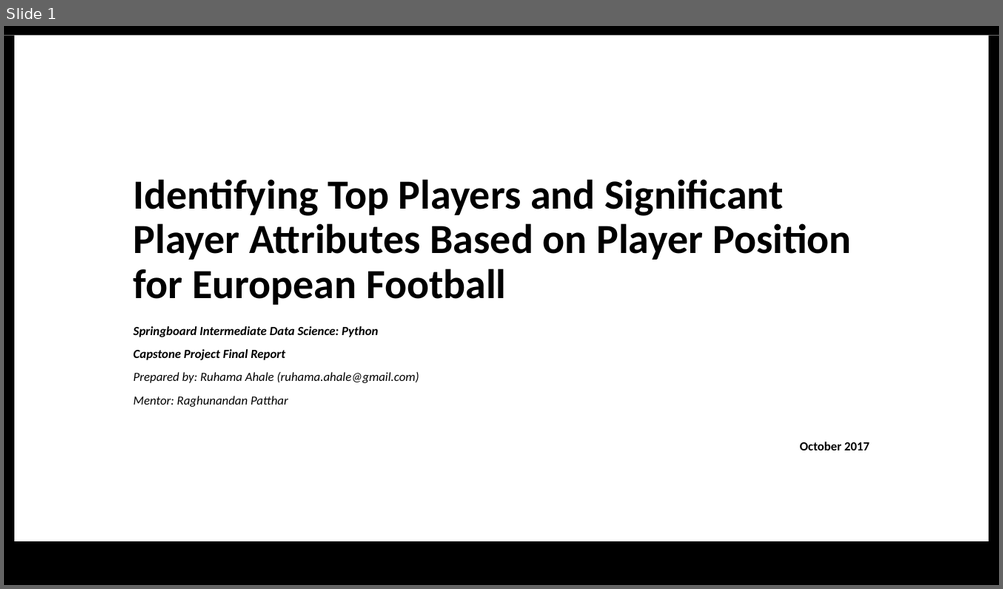
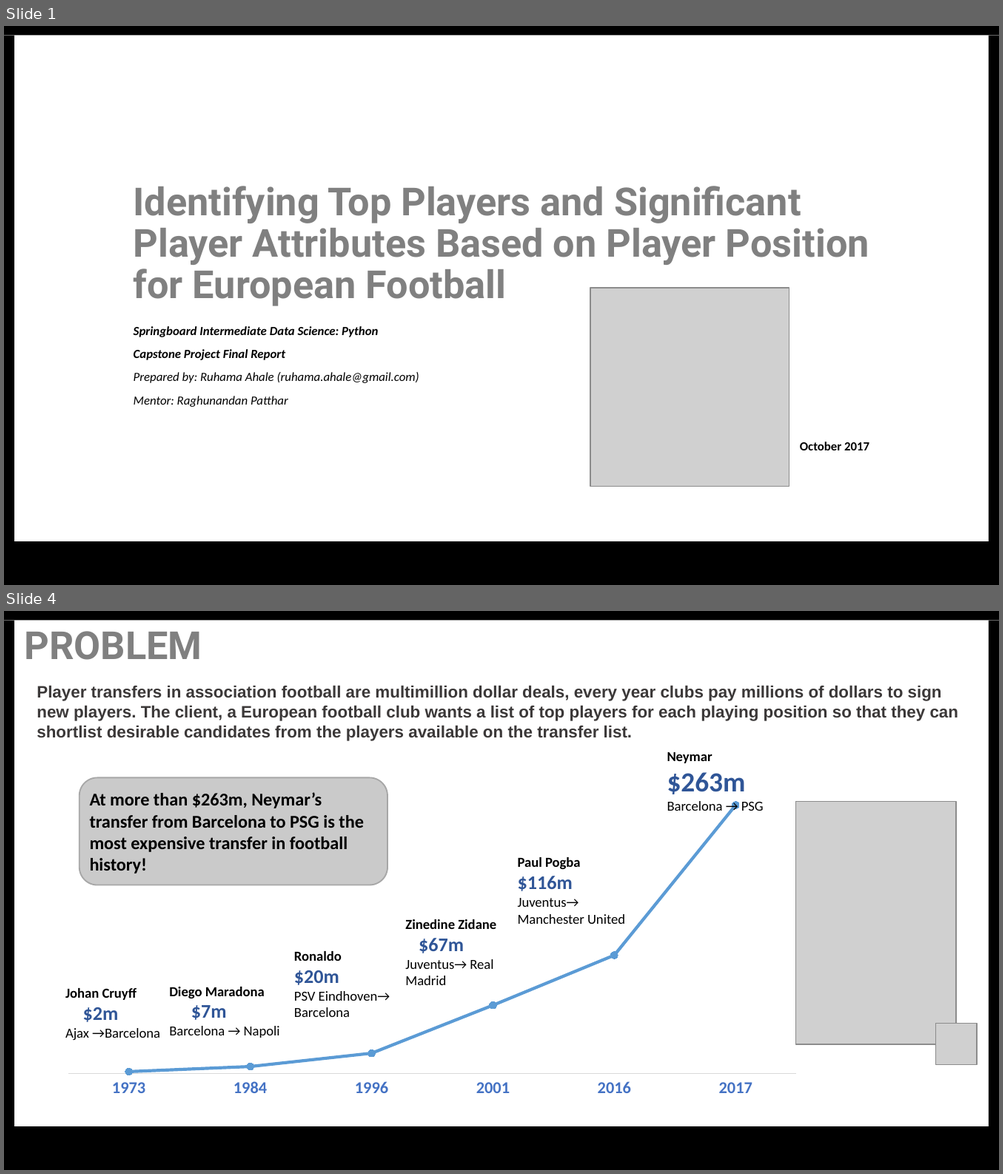
Before and after one commit to ruhama-ahale/soccer_project, a slide deck: Capstone_Final_Report/capstone_project_slide_soccer.pptx. Shown one above the other, each under a label of ours: slide 1 before the commit, slides 1 and 4 after it; the slides between them are not shown. The pictures are 1003x589 and 1003x1174 pixels, drawn with LibreOffice and Linux fonts; fonts in the diff are those of the drawing; grey boxes stand for pictures. Boxes give left, top, right and bottom in pixels: in the first picture for what was removed or moved away, otherwise in the second. Text is boxed around its words. In the diff, an @@ line names an element or a change of style, - is before the commit and + after.

```diff
--- a/Capstone_Final_Report/capstone_project_slide_soccer.pptx
+++ b/Capstone_Final_Report/capstone_project_slide_soccer.pptx
@@ slide 4 added at (4, 611, 999, 1170), background #FFFFFF; not listed: 4 template elements that a slide beside it also shows @@
@@ text added at (25, 631, 202, 660), 28 pt, text #808080, bold @@
+PROBLEM
@@ text added at (37, 685, 959, 741), 12 pt, text #3B3838, bold @@
+Player transfers in association football are multimillion dollar deals, every year clubs pay millions of dollars to sign new players. The client, a European football club wants a list of top players for each playing position so that they can shortlist desirable candidates from the players available on the transfer list.
@@ line chart added at (53, 760, 811, 1105) @@
+categories: 1973.0, 1984.0, 1996.0, 2001.0, 2016.0, 2017.0
+Series 1: 1, 3, 8, 25, 44, 100
@@ text added at (667, 752, 763, 811), 10 pt, text #000000 @@
+Neymar
+$263m
+Barcelona → PSG
@@ rounded rectangle added at (79, 778, 388, 886), fill #CACACA, outline #A7A7A7 1 pt, 13 pt, text #000000, bold @@
+At more than $263m, Neymar’s transfer from Barcelona to PSG is the most expensive transfer in football history!
@@ picture added at (796, 802, 956, 1045) @@
@@ text added at (518, 857, 625, 924), 10 pt, text #000000 @@
+Paul Pogba
+$116m
+Juventus→ Manchester United
@@ text added at (405, 920, 496, 985), 10 pt, text #000000 @@
+Zinedine Zidane
+$67m
+Juventus→ Real Madrid
@@ text added at (294, 951, 390, 1017), 10 pt, text #000000 @@
+Ronaldo
+$20m
+PSV Eindhoven→ Barcelona
@@ text added at (169, 987, 280, 1038), 10 pt, text #000000, bold @@
+Diego Maradona
+$7m
+Barcelona → Napoli
@@ text added at (65, 988, 160, 1040), 10 pt, text #000000, bold @@
+Johan Cruyff
+$2m
+Ajax →Barcelona
@@ picture added at (936, 1024, 976, 1065) @@
@@ slide 1 changed as well @@
@@ title "Identifying Top Players and Significant ..." at (134, 186, 869, 306): size 30 to 28 pt, font Calibri to Roboto, text colour #000000 to #808080 @@
@@ picture added at (590, 287, 788, 486) @@
```
Also in this commit, not shown: 4 other slides changed, 21 other slides added, 6 slides removed, 10 other files.
